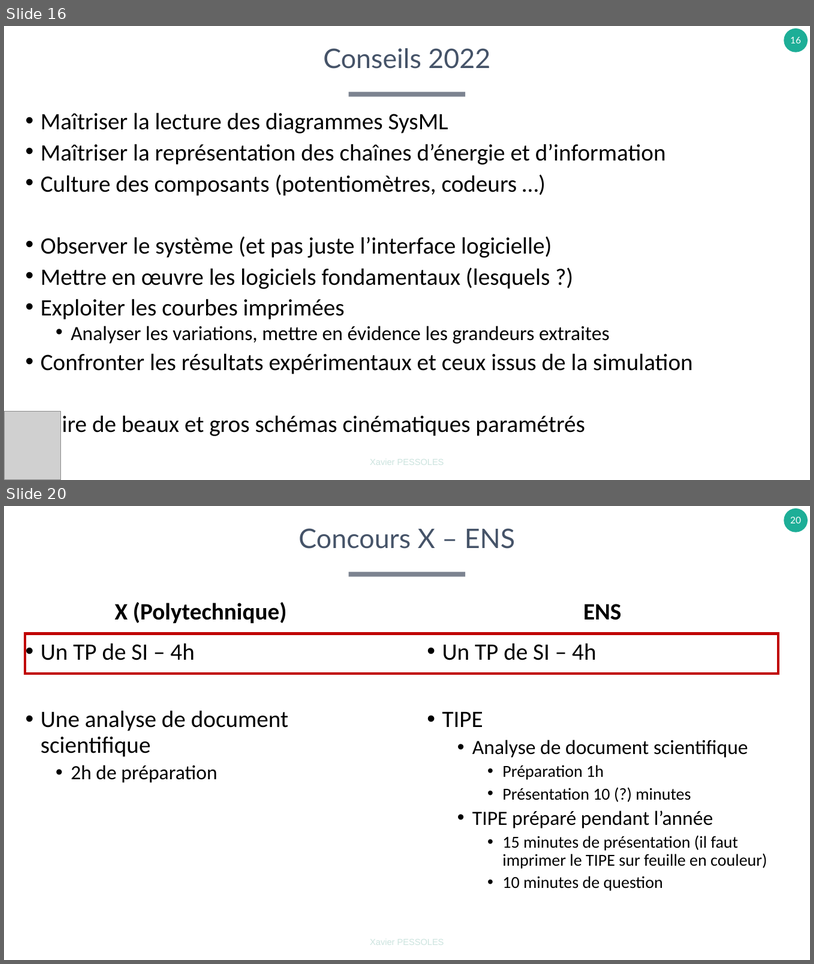
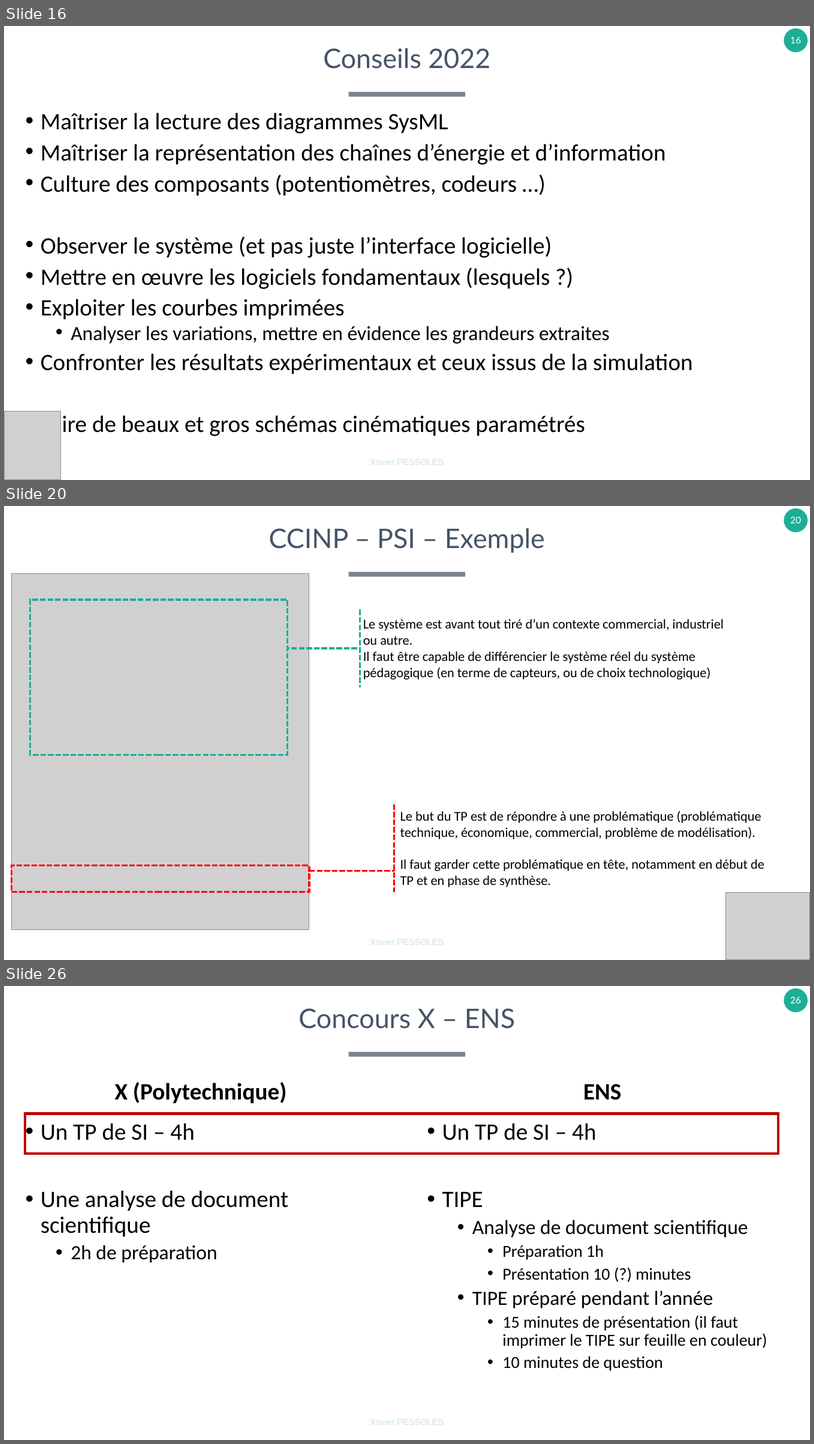
Before and after one commit to xpessoles/TP_Concours, a slide deck: A_Organisation/EpreuvesOralesCPGE.pptx. Shown one above the other, each under a label of ours: slides 16 and 20 before the commit, slides 16, 20 and 26 after it; the slides between them are not shown. The pictures are 814x964 and 814x1444 pixels, drawn with LibreOffice and Linux fonts; fonts in the diff are those of the drawing; grey boxes stand for pictures. Boxes give left, top, right and bottom in pixels: in the first picture for what was removed or moved away, otherwise in the second. Text is boxed around its words. In the diff, an @@ line names an element or a change of style, - is before the commit and + after.

```diff
--- a/A_Organisation/EpreuvesOralesCPGE.pptx
+++ b/A_Organisation/EpreuvesOralesCPGE.pptx
@@ slide 20 added at box(4, 506, 810, 960), background #FFFFFF; not listed: 2 template elements that a slide beside it also shows @@
@@ title added at box(269, 528, 545, 553), 32 pt, text #455368 @@
+CCINP – PSI – Exemple
@@ picture added at box(11, 574, 309, 930) @@
@@ rectangle added at box(30, 600, 288, 754), outline #1DAE97 2.25 pt dashed @@
@@ line added from (360, 609) to (360, 687), #1DAE97 2.25 pt dashed @@
@@ text added at box(363, 619, 724, 679), 16 pt, text #000000 @@
+Le système est avant tout tiré d’un contexte commercial, industriel ou autre.
+Il faut être capable de différencier le système réel du système pédagogique (en terme de capteurs, ou de choix technologique)
@@ line added from (357, 648) to (288, 648), #1DAE97 2.25 pt dashed @@
@@ line added from (395, 804) to (395, 892), #FF0000 2.25 pt dashed @@
@@ text added at box(401, 811, 765, 887), 16 pt, text #000000 @@
+Le but du TP est de répondre à une problématique (problématique technique, économique, commercial, problème de modélisation).
+Il faut garder cette problématique en tête, notamment en début de TP et en phase de synthèse.
@@ rectangle added at box(11, 865, 309, 892), outline #FF0000 2.25 pt dashed @@
@@ line added from (309, 871) to (395, 871), #FF0000 2.25 pt dashed @@
@@ picture added at box(726, 892, 810, 960) @@
@@ what was slide 20 is now slide 26 @@
@@ page number at box(791, 997, 801, 1003): text changed @@
-20
+26
```
Also in this commit, not shown: 3 slides changed, 5 other slides added.
